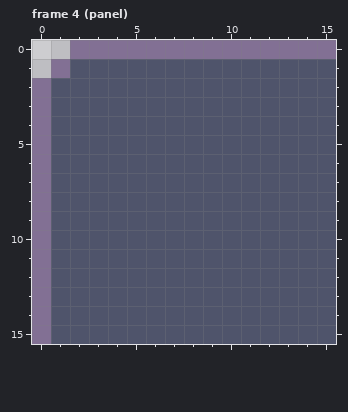
File history of a pixel-art file, app/client/ase/ui.ase. The picture above was drawn from the file before the commit.
16x16 pixels, 4 frames. Shown: frame 4 (panel).
Now the later version:
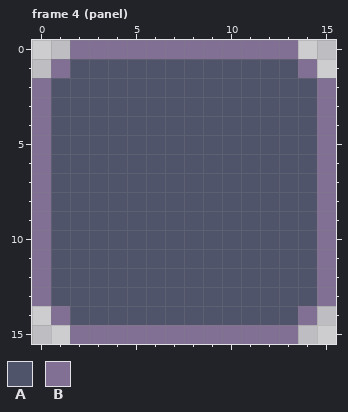
Palette (. is transparent): A #4f546b  B #827094
What changed:
--- frame 4 (panel)
@@ x 0..15 @@
- 0 ..BBBBBBBBBBBBBB
- 1 .BAAAAAAAAAAAAAA
- 2 BAAAAAAAAAAAAAAA
- 3 BAAAAAAAAAAAAAAA
- 4 BAAAAAAAAAAAAAAA
- 5 BAAAAAAAAAAAAAAA
- 6 BAAAAAAAAAAAAAAA
- 7 BAAAAAAAAAAAAAAA
- 8 BAAAAAAAAAAAAAAA
- 9 BAAAAAAAAAAAAAAA
-10 BAAAAAAAAAAAAAAA
-11 BAAAAAAAAAAAAAAA
-12 BAAAAAAAAAAAAAAA
-13 BAAAAAAAAAAAAAAA
-14 BAAAAAAAAAAAAAAA
-15 BAAAAAAAAAAAAAAA
+ 0 ..BBBBBBBBBBBB..
+ 1 .BAAAAAAAAAAAAB.
+ 2 BAAAAAAAAAAAAAAB
+ 3 BAAAAAAAAAAAAAAB
+ 4 BAAAAAAAAAAAAAAB
+ 5 BAAAAAAAAAAAAAAB
+ 6 BAAAAAAAAAAAAAAB
+ 7 BAAAAAAAAAAAAAAB
+ 8 BAAAAAAAAAAAAAAB
+ 9 BAAAAAAAAAAAAAAB
+10 BAAAAAAAAAAAAAAB
+11 BAAAAAAAAAAAAAAB
+12 BAAAAAAAAAAAAAAB
+13 BAAAAAAAAAAAAAAB
+14 .BAAAAAAAAAAAAB.
+15 ..BBBBBBBBBBBB..
